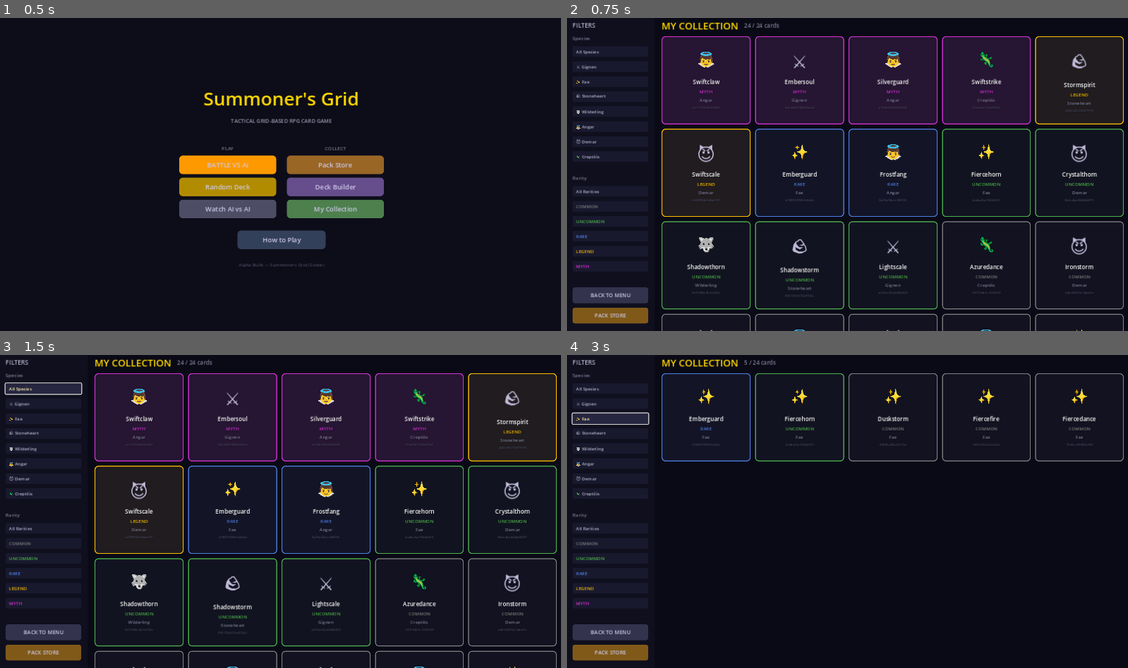
Above: before the commit, frames 1-4 (two rows, left to right).
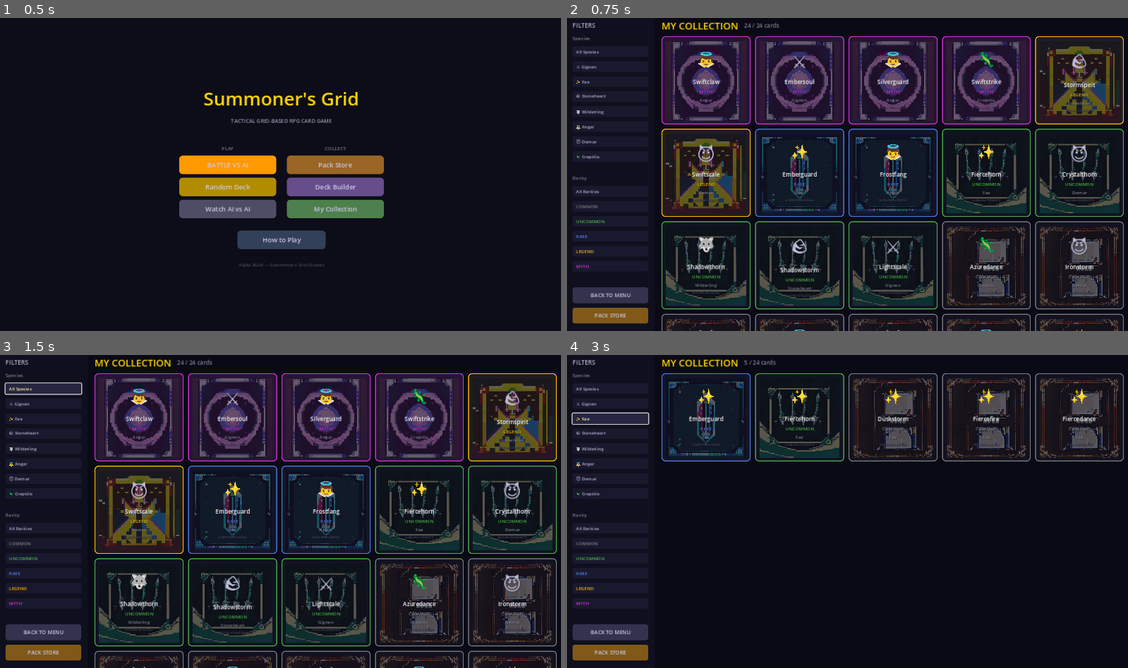
Above: after the commit, the same moments.

Repository: look-itsaxiom/summoners-grid
Game: Godot game, scene res://scenes/menu.tscn
The game is run twice, just before and just after one commit, with the same random seed, the same clock (stepped at 60 frames per second) and the same inputs.
Inputs:
- Up to frame 1 (0.5 s): no input
- Up to frame 2 (0.75 s): click "My Collection" at 0.5 s
- Up to frame 3 (1.5 s): click "All Species" at 1.25 s
- Up to frame 4 (3 s): click "⚔️ Gignen" at 2 s; click "✨ Fae" at 2.75 s

Frame 1 is identical in both runs. In frame 2, 17% of the frame differs, in the area x 17-99%, y 7-100%; in frame 3, 17%; in frame 4, 4.9%.

Commit message:
feat: card frame art — rarity-specific backgrounds via ComfyUI
5 card frames (common/uncommon/rare/legend/myth) generated via
ComfyUI. Collection screen renders them as subtle backgrounds
behind card info. Cards look significantly more premium.

Co-Authored-By: Claude Opus 4.6 (1M context) <noreply@anthropic.com>

Diff:
--- a/godot/scripts/ui/collection.gd
+++ b/godot/scripts/ui/collection.gd
@@ -26,8 +26,18 @@
 var _filter_species: String = ""
 var _filter_rarity: String = ""
 
+# Card frame textures by rarity
+var _card_frames: Dictionary = {}
+
+func _load_card_frames() -> void:
+	for r in ["common", "uncommon", "rare", "legend", "myth"]:
+		var path := "res://assets/card_frames/%s.png" % r
+		if ResourceLoader.exists(path):
+			_card_frames[r] = load(path)
+
 
 func _ready() -> void:
+	_load_card_frames()
 	# Load collection from persistent storage
 	var storage = get_node_or_null("/root/CardStorage")
 	if storage:
@@ -281,6 +291,17 @@
 	style.content_margin_bottom = 8
 	panel.add_theme_stylebox_override("panel", style)
 
+	# Card frame background image
+	if rarity in _card_frames and _card_frames[rarity] != null:
+		var frame_tex: TextureRect = TextureRect.new()
+		frame_tex.texture = _card_frames[rarity]
+		frame_tex.expand_mode = TextureRect.EXPAND_FIT_WIDTH_PROPORTIONAL
+		frame_tex.stretch_mode = TextureRect.STRETCH_KEEP_ASPECT_COVERED
+		frame_tex.set_anchors_preset(Control.PRESET_FULL_RECT)
+		frame_tex.modulate = Color(1, 1, 1, 0.3)  # Subtle background
+		frame_tex.mouse_filter = Control.MOUSE_FILTER_IGNORE
+		panel.add_child(frame_tex)
+
 	var vbox := VBoxContainer.new()
 	vbox.add_theme_constant_override("separation", 4)
 	vbox.alignment = BoxContainer.ALIGNMENT_CENTER
Binary file added: godot/assets/card_frames/common.png
Not shown, added: godot/assets/card_frames/common.png.import
Binary file added: godot/assets/card_frames/legend.png
Not shown, added: godot/assets/card_frames/legend.png.import
Binary file added: godot/assets/card_frames/myth.png
Not shown, added: godot/assets/card_frames/myth.png.import
Binary file added: godot/assets/card_frames/rare.png
Not shown, added: godot/assets/card_frames/rare.png.import
Binary file added: godot/assets/card_frames/uncommon.png
Not shown, added: godot/assets/card_frames/uncommon.png.import
